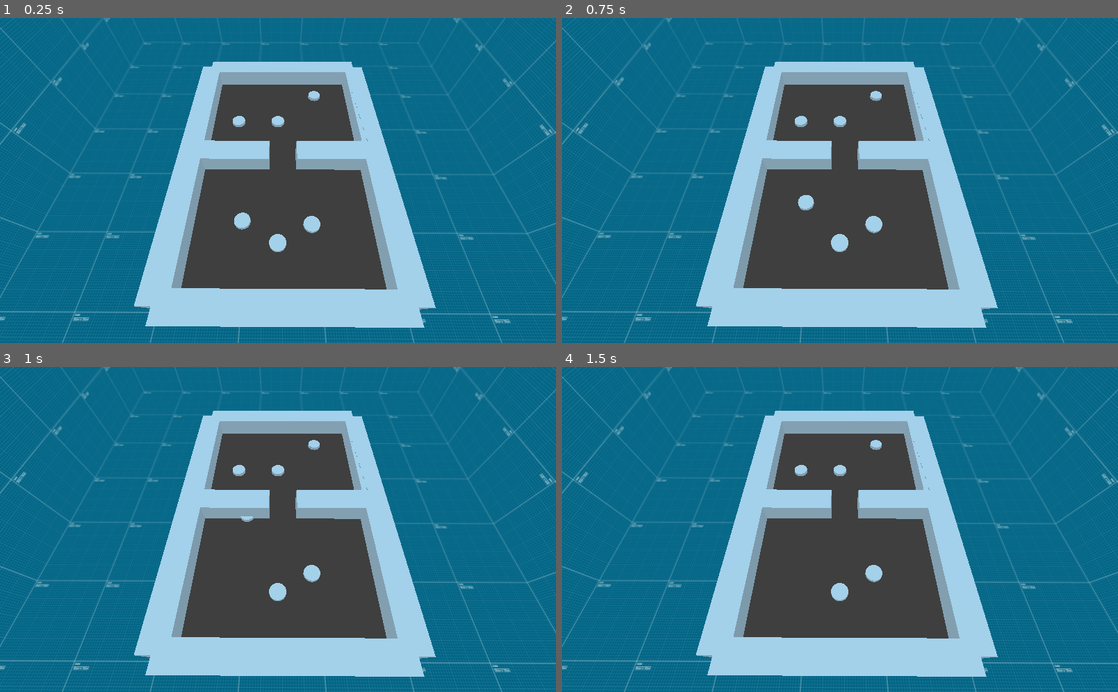
Above: before the commit, frames 1-4 (two rows, left to right).
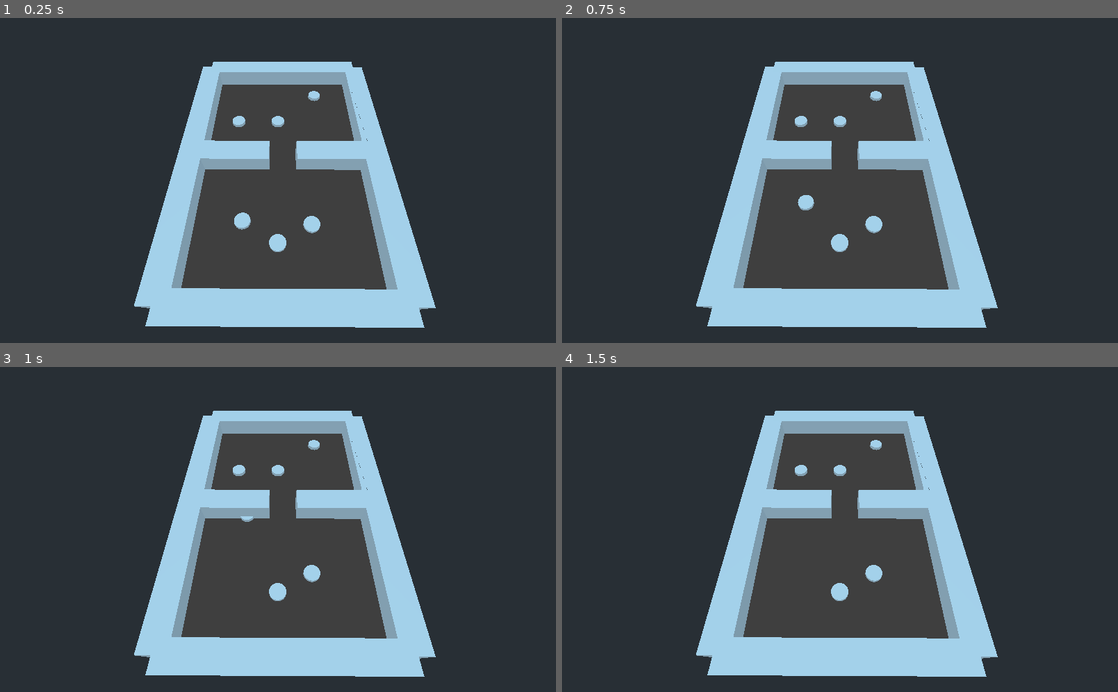
Above: after the commit, the same moments.

Repository: gamkedo-la/puck2000
Game: Godot game, scene res://GameProto.tscn
The game is run twice, just before and just after one commit, with the same random seed, the same clock (stepped at 60 frames per second) and the same inputs.
Inputs (mouse positions are in pixels of both pictures, inside the frame that each line leads up to):
- Up to frame 1 (0.25 s): no input
- Up to frame 2 (0.75 s): tap Enter at 0.5 s; move the mouse to (962, 164) at 0.52 s; tap Space (puck) at 0.6 s; click (962, 164) at 0.67 s
- Up to frame 3 (1 s): no input
- Up to frame 4 (1.5 s): move the mouse to (728, 545) at 1.27 s; click (728, 545) at 1.35 s

The runs differ from the first frame. In frame 1, 66% of the frame differs, in the area x 0-100%, y 0-100%; in frame 2, 66%; in frame 3, 66%; in frame 4, 66%.

Commit message:
some file cleanup and readme amend

Diff:
--- a/Game.gd
+++ /dev/null
@@ -1,10 +0,0 @@
-extends Spatial
-
-
-# Called when the node enters the scene tree for the first time.
-func _ready() -> void:
-	pass # Replace with function body.
-
-# warning-ignore:unused_argument
-func _physics_process(delta: float) -> void:
-	pass
--- a/GameProto.tscn
+++ b/GameProto.tscn
@@ -1,9 +1,8 @@
-[gd_scene load_steps=7 format=2]
+[gd_scene load_steps=6 format=2]
 
 [ext_resource path="res://texture-test-1x1.png" type="Texture" id=1]
 [ext_resource path="res://Table.tscn" type="PackedScene" id=2]
 [ext_resource path="res://pucks/puck_rigid/PuckRigid.tscn" type="PackedScene" id=3]
-[ext_resource path="res://Game.gd" type="Script" id=4]
 
 [sub_resource type="SpatialMaterial" id=1]
 flags_unshaded = true
@@ -15,10 +14,10 @@
 size = Vector3( 100, 1, 100 )
 
 [node name="GameProto" type="Spatial"]
-script = ExtResource( 4 )
 
 [node name="Interior" type="CSGBox" parent="."]
 transform = Transform( 1, 0, 0, 0, 1, 0, 0, 0, 1, 0, 1.5, 0 )
+visible = false
 use_collision = true
 collision_layer = 0
 collision_mask = 0
Not shown, removed: readme.txt
Not shown, added: _assets_src/misc/icon.psd
Not shown, added: readme.md
